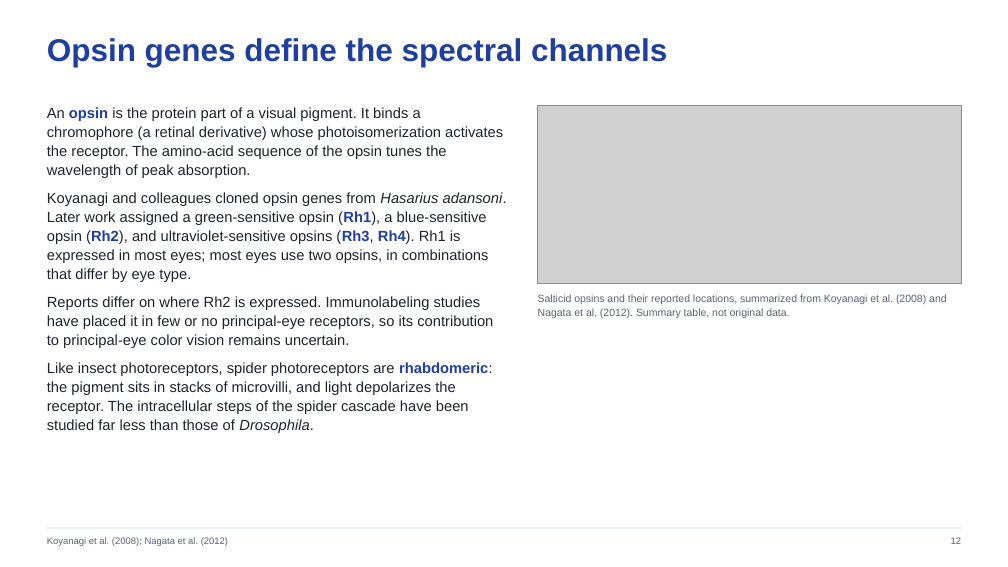
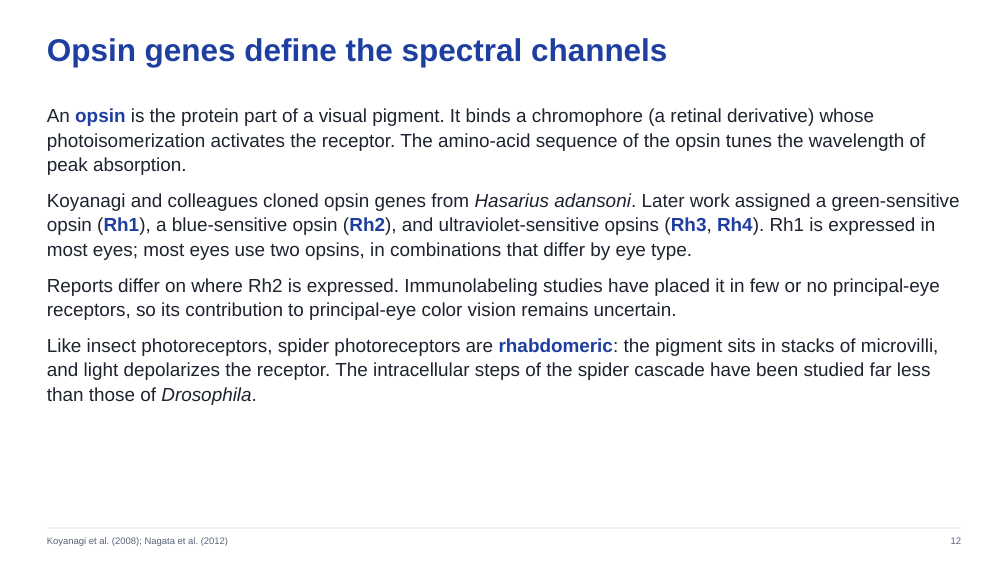
Before and after one commit to jordanxxlopez/NEUROETHOLOGY, a slide deck: slide 12 of lectures/L12/Neuroethology_Lecture12_FA2026.pptx. Drawn at 1008x567 pixels with LibreOffice and Linux fonts; fonts in the diff are those of the drawing; grey boxes stand for pictures. Boxes give left, top, right and bottom in pixels: in the first picture for what was removed or moved away, otherwise in the second. Text is boxed around its words. In the diff, an @@ line names an element or a change of style, - is before the commit and + after.

```diff
--- a/lectures/L12/Neuroethology_Lecture12_FA2026.pptx
+++ b/lectures/L12/Neuroethology_Lecture12_FA2026.pptx
@@ text "An opsin is the protein ..." at [47,108,960,405]: size 14 to 18 pt; more space between paragraphs @@
@@ picture removed at [538,106,961,284] @@
@@ text removed at [538,294,946,318] @@
-Salticid opsins and their reported locations, summarized from Koyanagi et al. (2008) and Nagata et al. (2012). Summary table, not original data.
```
Also in this commit, not shown: 16 other slides changed, 38 other files.
